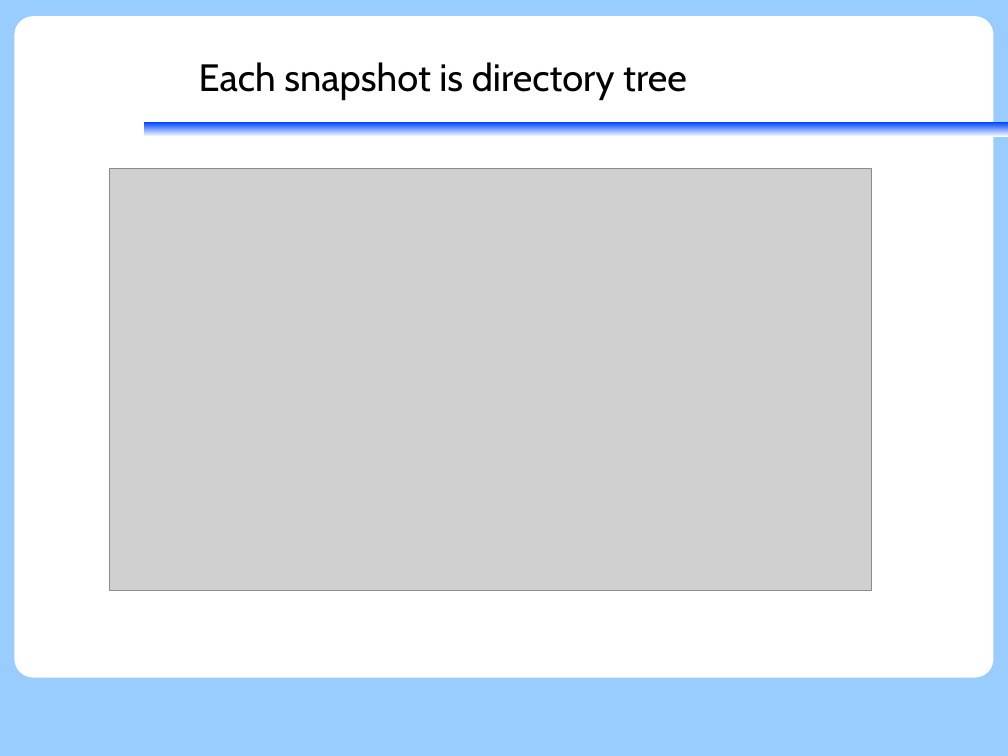
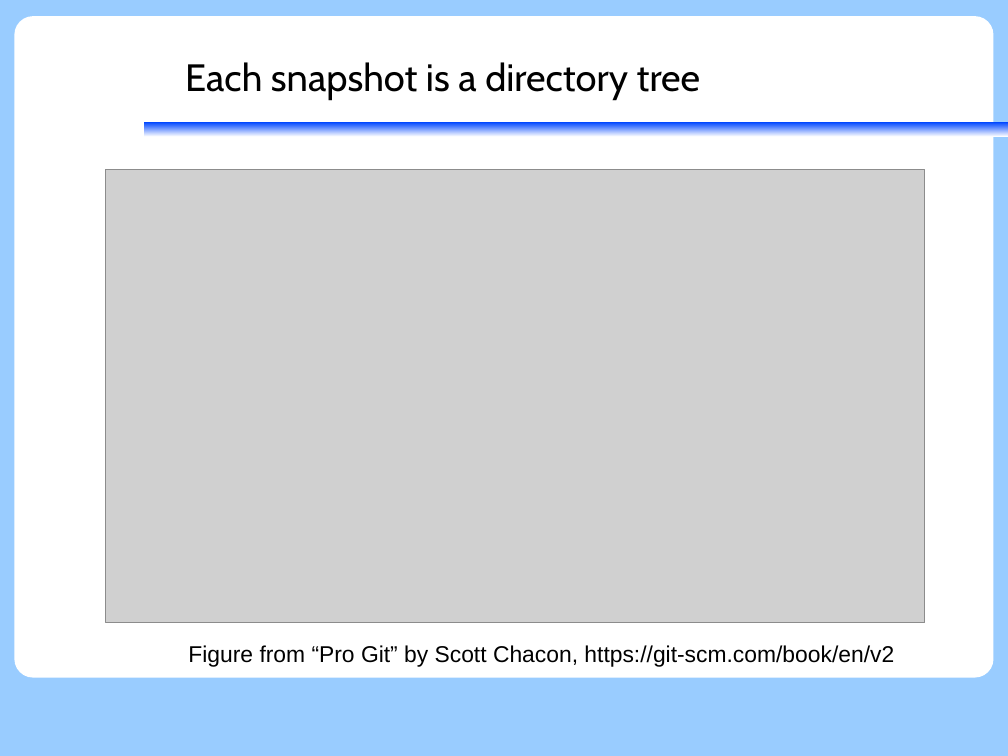
Before and after one commit to KennethNielsen/presentations, a slide deck: slide 19 of git/git.odp (slide 30 before the commit). Drawn at 1008x756 pixels with LibreOffice and Linux fonts; fonts in the diff are those of the drawing; grey boxes stand for pictures; background and template pictures are left out. Boxes give left, top, right and bottom in pixels: in the first picture for what was removed or moved away, otherwise in the second. Text is boxed around its words. In the diff, an @@ line names an element or a change of style, - is before the commit and + after.

```diff
--- a/git/git.odp
+++ b/git/git.odp
@@ title at (185, 62, 701, 100): text changed @@
-Each snapshot is directory tree
+Each snapshot is a directory tree
@@ picture: place and size @@
-picture at (109, 168, 871, 590)
+picture at (106, 169, 926, 623)
@@ text added at (188, 645, 894, 667), 18 pt, text #000000 @@
+Figure from “Pro Git” by Scott Chacon, https://git-scm.com/book/en/v2
```
Also in this commit, not shown: 19 other slides changed, 18 slides added, 7 slides removed.
